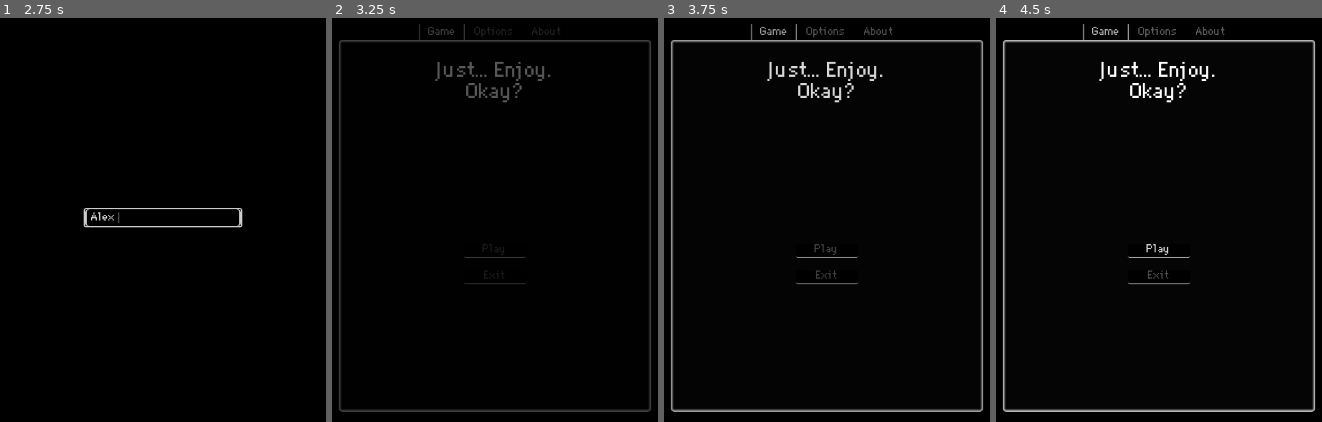
Above: before the commit, frames 1-4 (left to right).
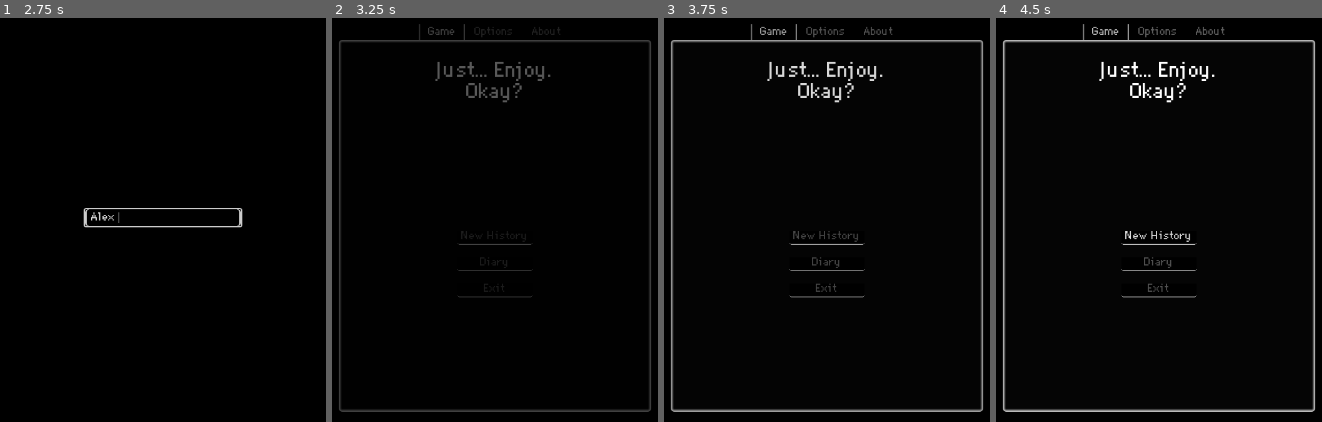
Above: after the commit, the same moments.

Repository: virtualtrisky/Just...-Enjoy
Game: Godot game, scene res://scenes/load_scene.tscn
The game is run twice, just before and just after one commit, with the same random seed, the same clock (stepped at 60 frames per second) and the same inputs.
Inputs (mouse positions are in pixels of both pictures, inside the frame that each line leads up to):
- Up to frame 1 (2.75 s): tap Enter at 0.5 s; click (163, 215) at 1.27 s; type "Alex" at 1.35 s; tap Space at 2 s
- Up to frame 2 (3.25 s): tap Enter at 2.75 s
- Up to frame 3 (3.75 s): click (827, 264) at 3.5 s, where only the run after the commit has a clickable "Diary"
- Up to frame 4 (4.5 s): click "Play" (after the commit: "New History") at 4.25 s

Frame 1 is identical in both runs. In frame 2, 0.3% of the frame differs, in the area x 38-62%, y 52-70%; in frame 3, 0.6%; in frame 4, 0.8%.

Commit message:
menu finished

Diff:
--- a/scenes/menu_scene.tscn
+++ b/scenes/menu_scene.tscn
@@ -175,7 +175,7 @@
 theme_override_constants/separation = 20
 
 [node name="PlayButton" type="Button" parent="Screen/MarginContainer/TabContainer/Game/MarginContainer/VBoxContainer/Panel/VBoxContainer"]
-custom_minimum_size = Vector2(100, 0)
+custom_minimum_size = Vector2(120, 0)
 layout_mode = 2
 theme_override_colors/font_hover_color = Color(0.866111, 0.866111, 0.866111, 1)
 theme_override_colors/font_color = Color(0.324203, 0.324203, 0.324203, 1)
@@ -183,7 +183,18 @@
 theme_override_styles/hover = ExtResource("6_6od1f")
 theme_override_styles/pressed = ExtResource("6_yfxa8")
 theme_override_styles/normal = ExtResource("6_6od1f")
-text = "Play"
+text = "New History"
+
+[node name="ContinueButton2" type="Button" parent="Screen/MarginContainer/TabContainer/Game/MarginContainer/VBoxContainer/Panel/VBoxContainer"]
+custom_minimum_size = Vector2(100, 0)
+layout_mode = 2
+theme_override_colors/font_hover_color = Color(0.866111, 0.866111, 0.866111, 1)
+theme_override_colors/font_color = Color(0.324203, 0.324203, 0.324203, 1)
+theme_override_styles/focus = ExtResource("6_6od1f")
+theme_override_styles/hover = ExtResource("6_6od1f")
+theme_override_styles/pressed = ExtResource("6_yfxa8")
+theme_override_styles/normal = ExtResource("6_6od1f")
+text = "Diary"
 
 [node name="ExitButton" type="Button" parent="Screen/MarginContainer/TabContainer/Game/MarginContainer/VBoxContainer/Panel/VBoxContainer"]
 custom_minimum_size = Vector2(100, 0)
@@ -289,5 +300,6 @@
 autoplay = "fade_out"
 
 [connection signal="pressed" from="Screen/MarginContainer/TabContainer/Game/MarginContainer/VBoxContainer/Panel/VBoxContainer/PlayButton" to="Screen/MarginContainer/TabContainer/Game" method="_on_play_button_pressed"]
+[connection signal="pressed" from="Screen/MarginContainer/TabContainer/Game/MarginContainer/VBoxContainer/Panel/VBoxContainer/ContinueButton2" to="Screen/MarginContainer/TabContainer/Game" method="_on_continue_button_2_pressed"]
 [connection signal="pressed" from="Screen/MarginContainer/TabContainer/Game/MarginContainer/VBoxContainer/Panel/VBoxContainer/ExitButton" to="Screen/MarginContainer/TabContainer/Game" method="_on_exit_button_pressed"]
 [connection signal="value_changed" from="Screen/MarginContainer/TabContainer/Options/MarginContainer/VBoxContainer/VolumeCamp/MasterVolume/HSlider" to="Screen/MarginContainer/TabContainer/Options" method="_on_h_slider_value_changed"]
--- a/scripts/menu_scene/handle_buttons.gd
+++ b/scripts/menu_scene/handle_buttons.gd
@@ -9,3 +9,7 @@
 
 func _on_exit_button_pressed() -> void:
 	get_tree().quit()
+
+
+func _on_continue_button_2_pressed() -> void:
+	print("Open Diary")
